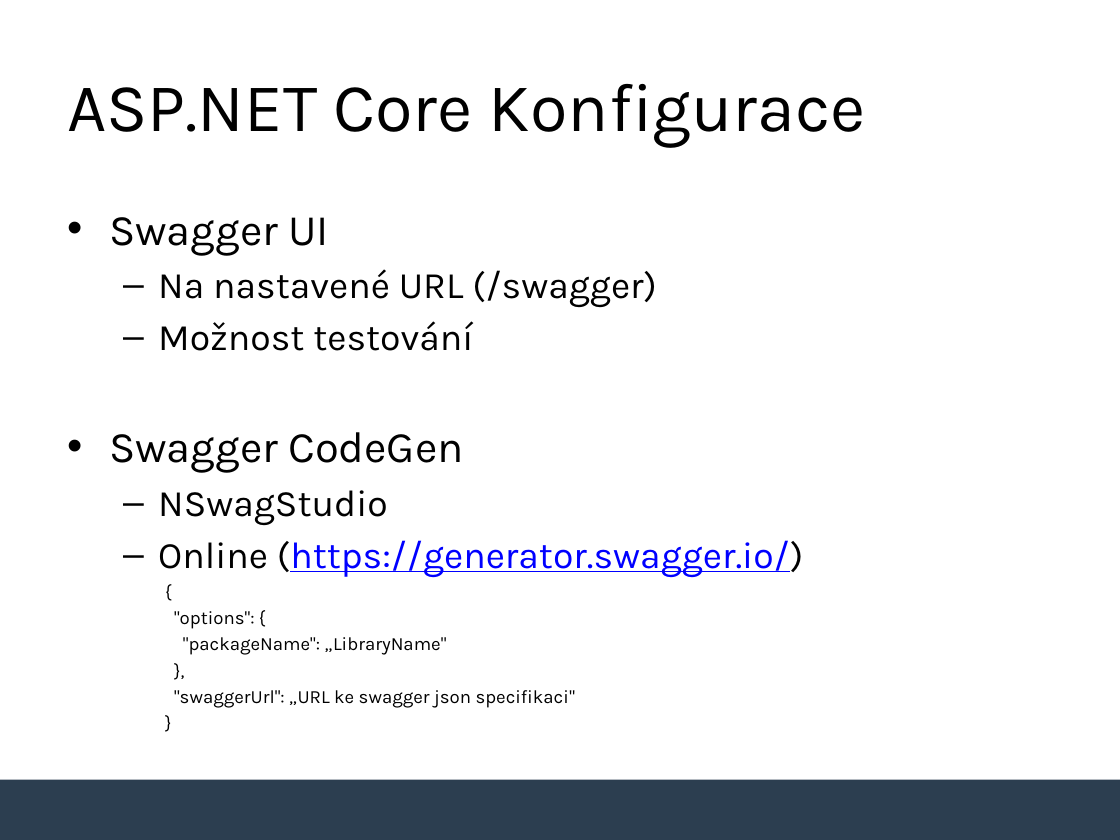
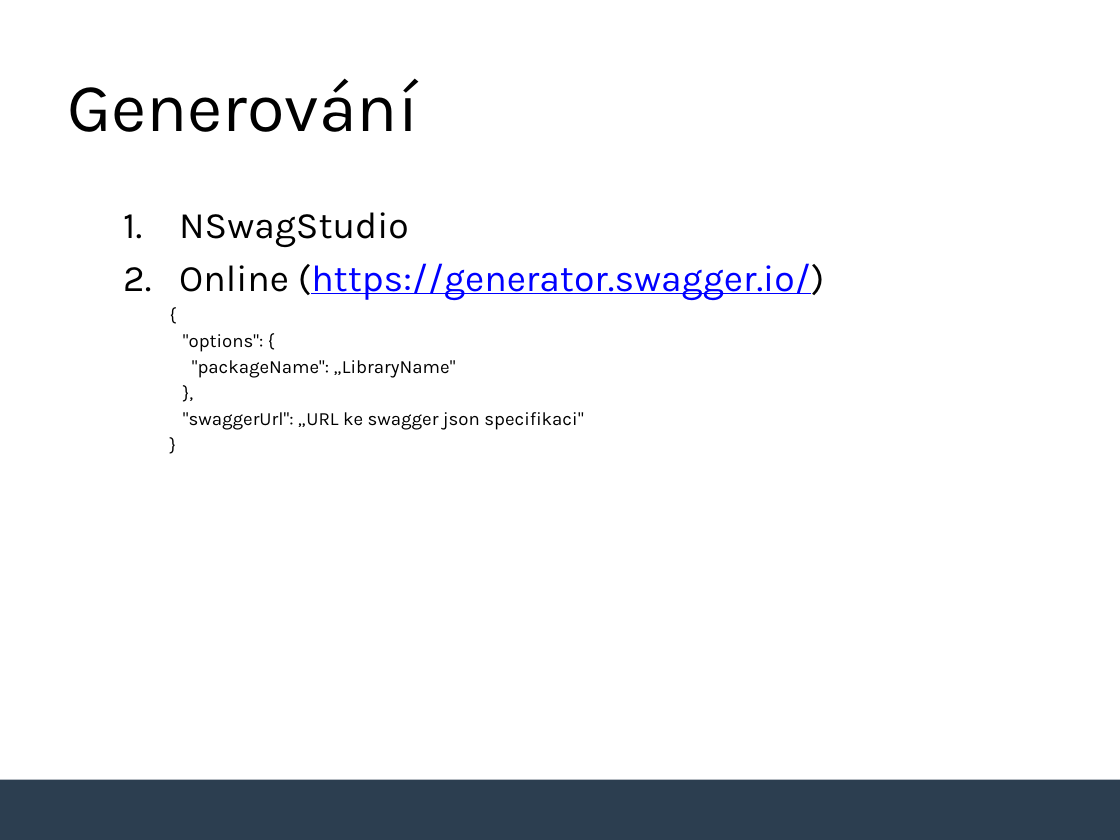
Before and after one commit to tomasjurasek/presentations, a slide deck: slide 15 of Swagger/Swagger.pptx (slide 9 before the commit). Drawn at 1120x840 pixels with LibreOffice and Linux fonts; fonts in the diff are those of the drawing; background and template pictures are left out. Boxes give left, top, right and bottom in pixels: in the first picture for what was removed or moved away, otherwise in the second. Text is boxed around its words. In the diff, an @@ line names an element or a change of style, - is before the commit and + after.

```diff
--- a/Swagger/Swagger.pptx
+++ b/Swagger/Swagger.pptx
@@ title at [67,78,418,132]: text changed @@
-ASP.NET Core Konfigurace
+Generování
@@ text at [109,217,657,473]: paragraphs removed @@
-• Swagger UI
-  – Na nastavené URL (/swagger)
-  – Možnost testování
-• Swagger CodeGen
@@ text at [179,212,824,301]: bullet – to 1. @@
```
Also in this commit, not shown: 5 other slides changed, 7 slides added, 1 slide removed, 10 other files.
